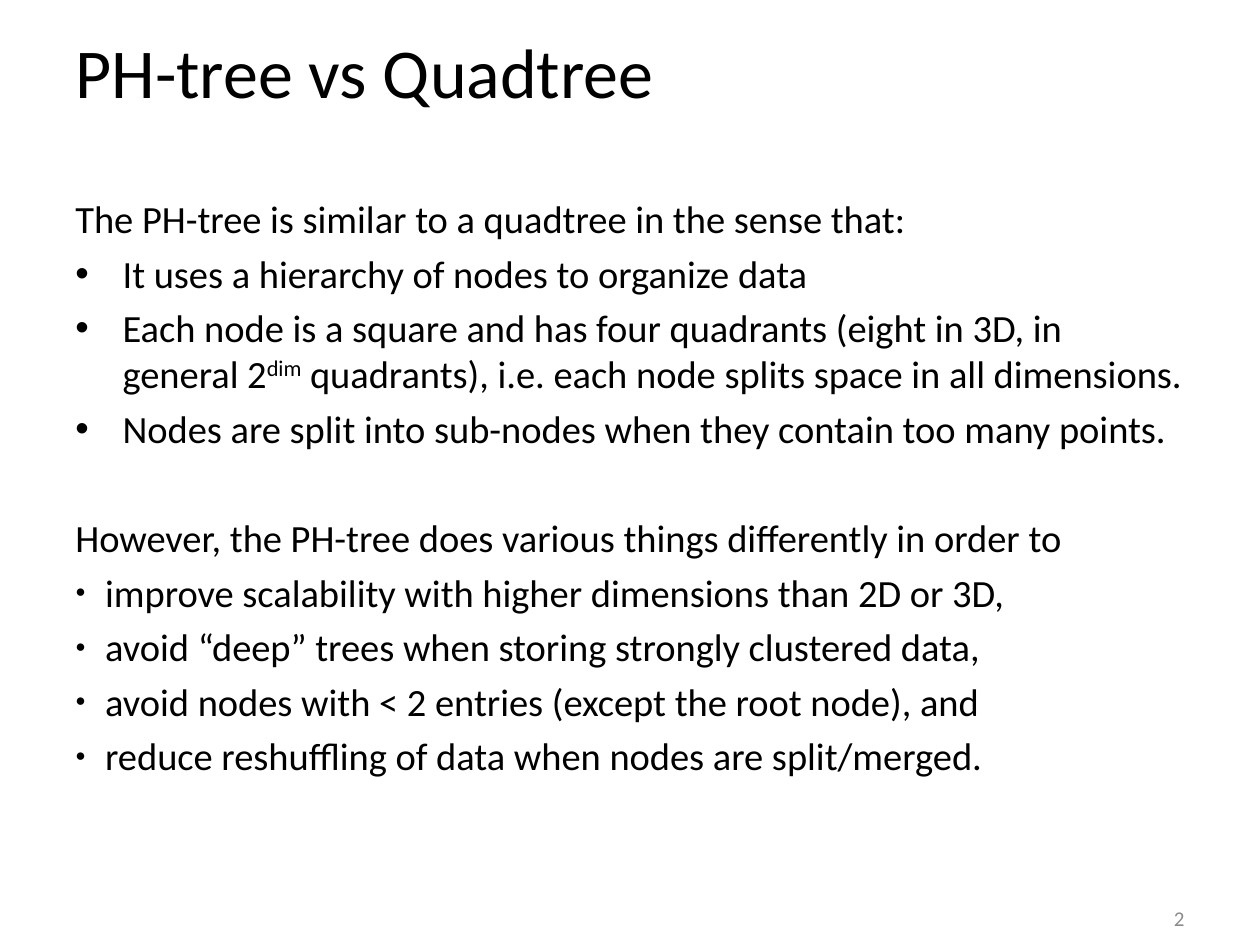
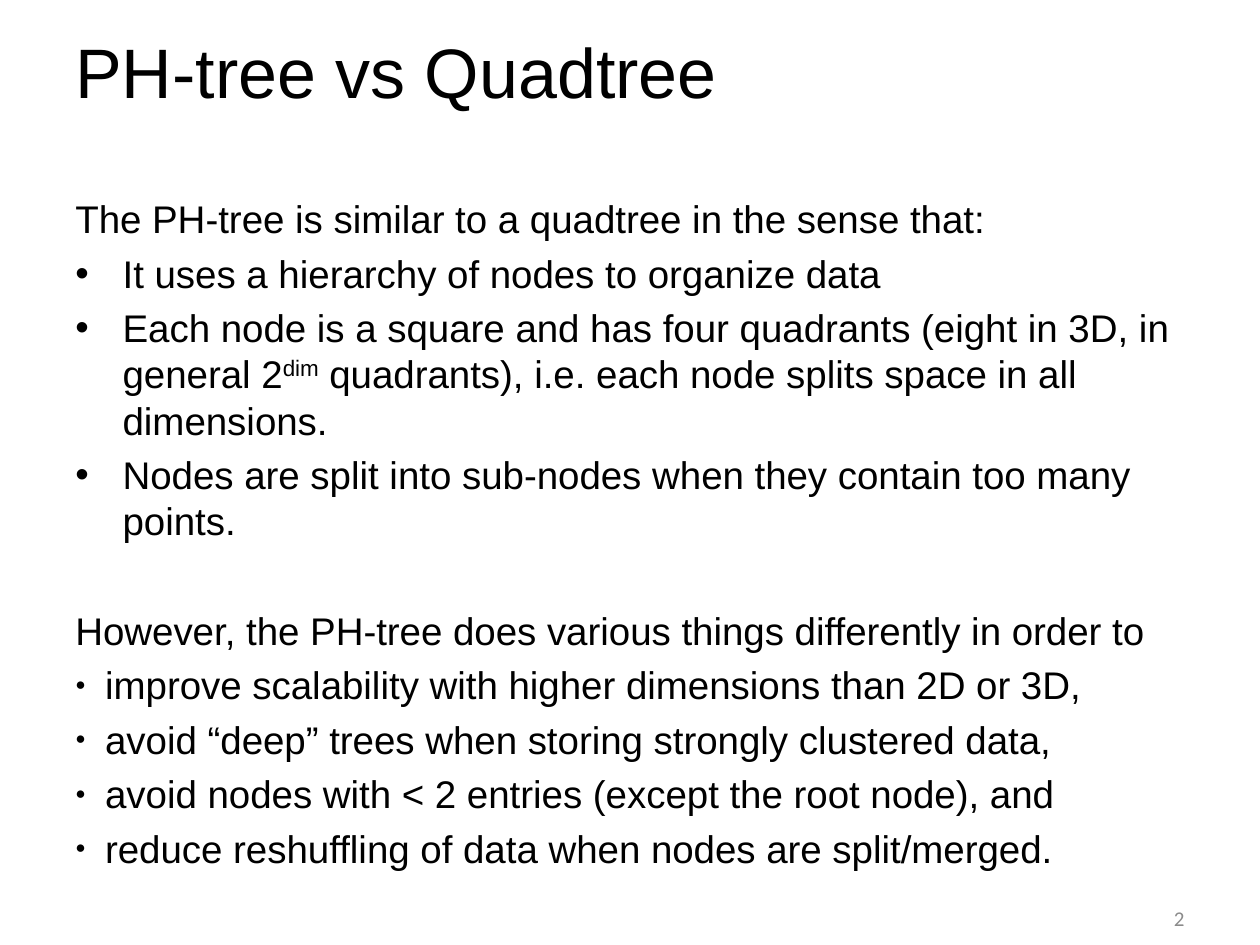
Before and after one commit to tzaeschke/phtree-site, a slide deck: slide 2 of originals/PH-tree-presentation-2018.odp. Drawn at 1260x945 pixels with LibreOffice and Linux fonts; fonts in the diff are those of the drawing. Boxes give left, top, right and bottom in pixels: in the first picture for what was removed or moved away, otherwise in the second. Text is boxed around its words. In the diff, an @@ line names an element or a change of style, - is before the commit and + after.

```diff
--- a/originals/PH-tree-presentation-2018.odp
+++ b/originals/PH-tree-presentation-2018.odp
@@ text "PH-tree vs Quadtree" at (75,47,717,111): font Calibri to Arial @@
@@ text "The PH-tree is similar to ..." at (75,205,1169,870): font Calibri to Arial @@
```
Also in this commit, not shown: 3 other slides changed, 2 slides added, 1 other file.
